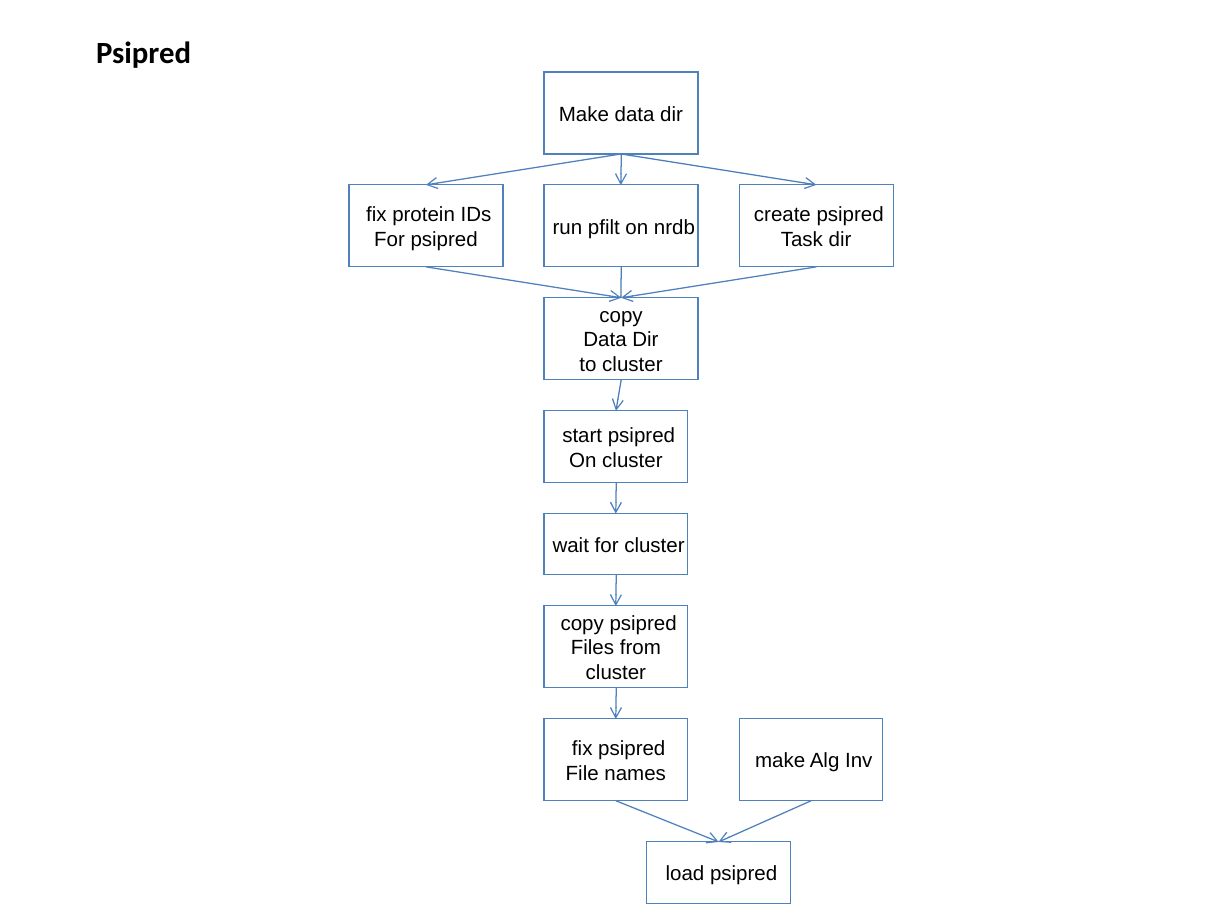
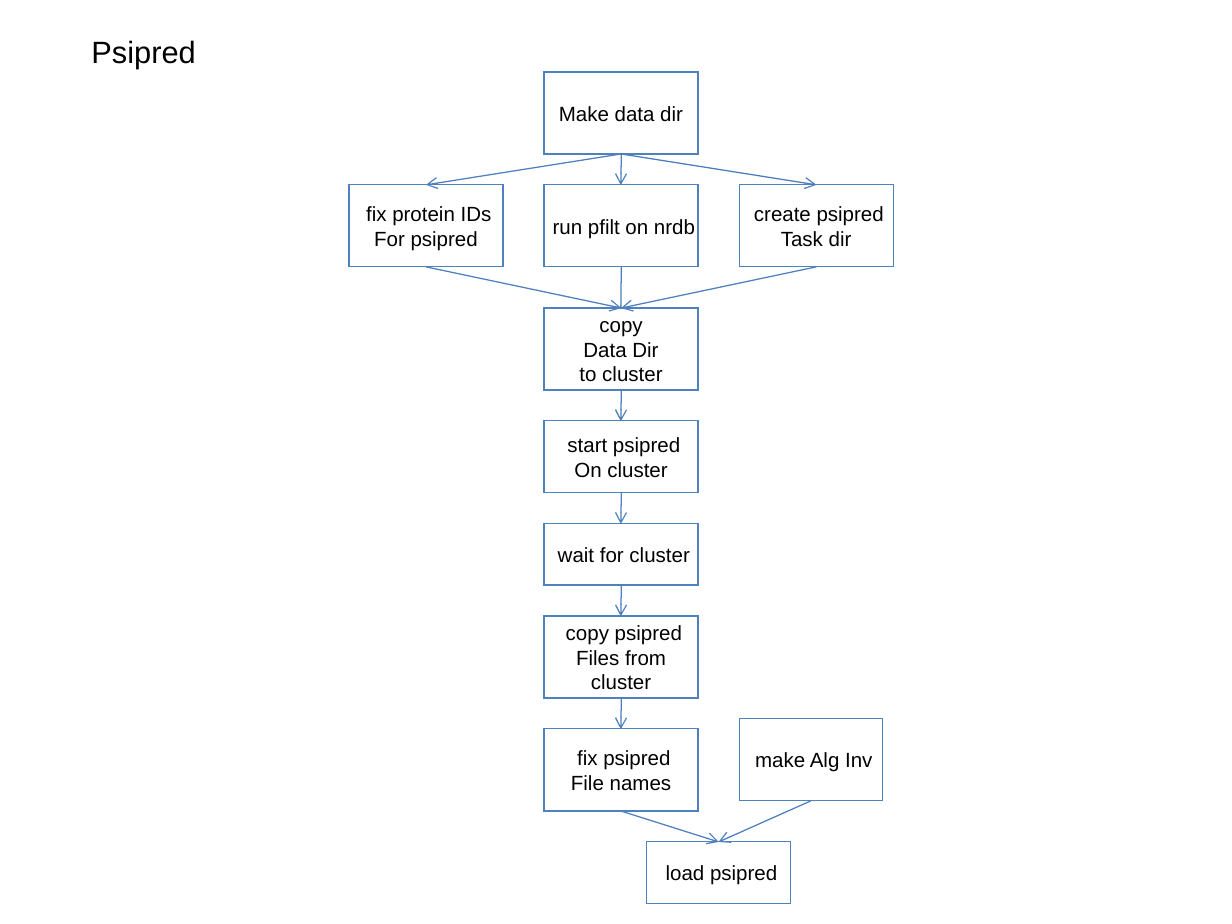
Before and after one commit to VEuPathDB/ApiCommonData, a slide deck: slide 10 of Load/doc/workflow/AnalysisWorkflow_wei.ppt. Drawn at 1232x924 pixels with LibreOffice and Linux fonts; fonts in the diff are those of the drawing. Boxes give left, top, right and bottom in pixels: in the first picture for what was removed or moved away, otherwise in the second. Text is boxed around its words. In the diff, an @@ line names an element or a change of style, - is before the commit and + after.

```diff
--- a/Load/doc/workflow/AnalysisWorkflow_wei.ppt
+++ b/Load/doc/workflow/AnalysisWorkflow_wei.ppt
@@ title "Psipred" at [91, 40, 195, 69]: font Calibri to Arial, bold off @@
@@ arrow moved from (426, 267) - (621, 298) to (426, 267) - (621, 308) @@
@@ arrow moved from (817, 267) - (621, 298) to (817, 267) - (621, 308) @@
@@ line moved from (621, 267) - (621, 298) to (621, 267) - (621, 308) @@
@@ rectangle "copy": place and size @@
-rectangle "copy" at [545, 298, 699, 381]
+rectangle "copy" at [545, 308, 699, 391]
@@ arrow moved from (621, 379) - (616, 410) to (621, 391) - (621, 421) @@
@@ rectangle "start psipred": place and size @@
-rectangle "start psipred" at [545, 410, 689, 482]
+rectangle "start psipred" at [545, 421, 699, 493]
@@ rectangle "wait for cluster": place and size @@
-rectangle "wait for cluster" at [545, 514, 689, 575]
+rectangle "wait for cluster" at [545, 524, 699, 585]
@@ rectangle "copy psipred": place and size @@
-rectangle "copy psipred" at [545, 606, 689, 689]
+rectangle "copy psipred" at [545, 616, 699, 699]
@@ 3 arrows: place and size @@
-3 arrows at [616, 483, 616, 719]
+3 arrows at [621, 493, 621, 729]
@@ rectangle "fix psipred": place and size @@
-rectangle "fix psipred" at [545, 718, 689, 801]
+rectangle "fix psipred" at [545, 729, 699, 812]
@@ arrow moved from (616, 801) - (718, 841) to (621, 811) - (718, 841) @@
```
Also in this commit, not shown: 18 other slides changed.
